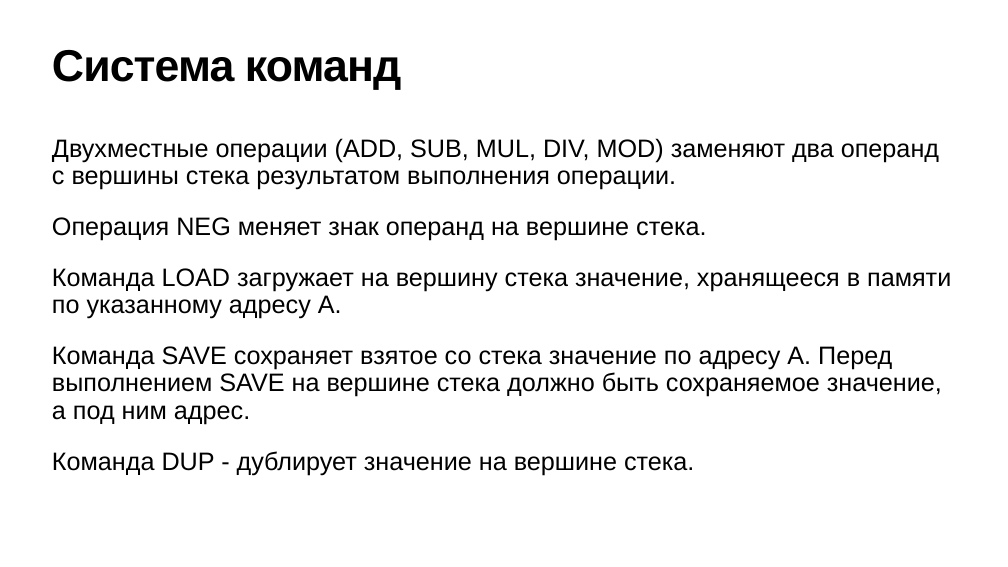
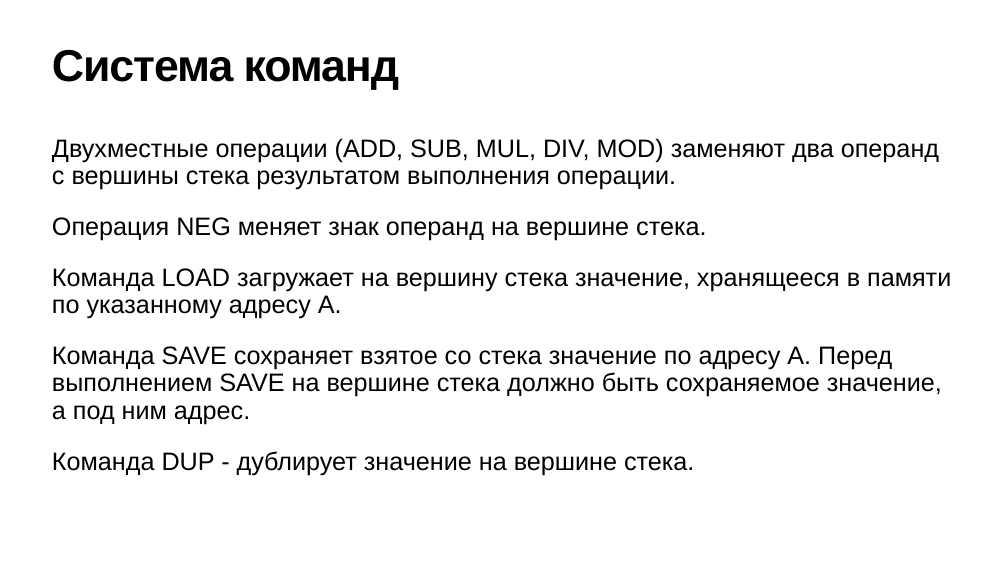
Before and after one commit to crichpop/Compiler, a slide deck: slide 10 of presentation/Генерация кода.pptx. Drawn at 1008x567 pixels with LibreOffice and Linux fonts; fonts in the diff are those of the drawing; background and template pictures are left out. Boxes give left, top, right and bottom in pixels: in the first picture for what was removed or moved away, otherwise in the second. Text is boxed around its words. In the diff, an @@ line names an element or a change of style, - is before the commit and + after.

```diff
--- a/presentation/Генерация кода.pptx
+++ b/presentation/Генерация кода.pptx
@@ title "Система команд" at [52,50,400,90]: letter spacing -1.7 to -2 pt @@
```
Also in this commit, not shown: 9 other slides changed, 1 slide added.
